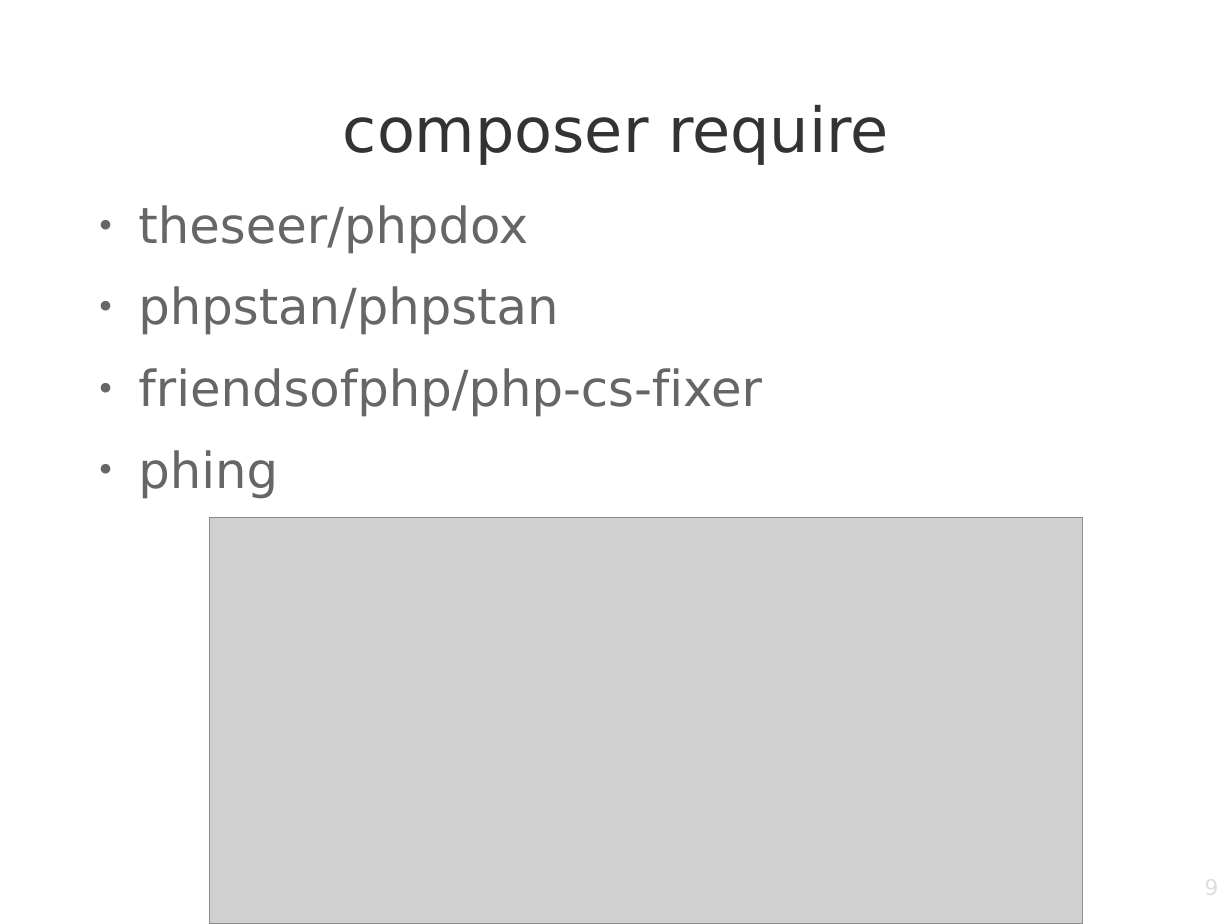
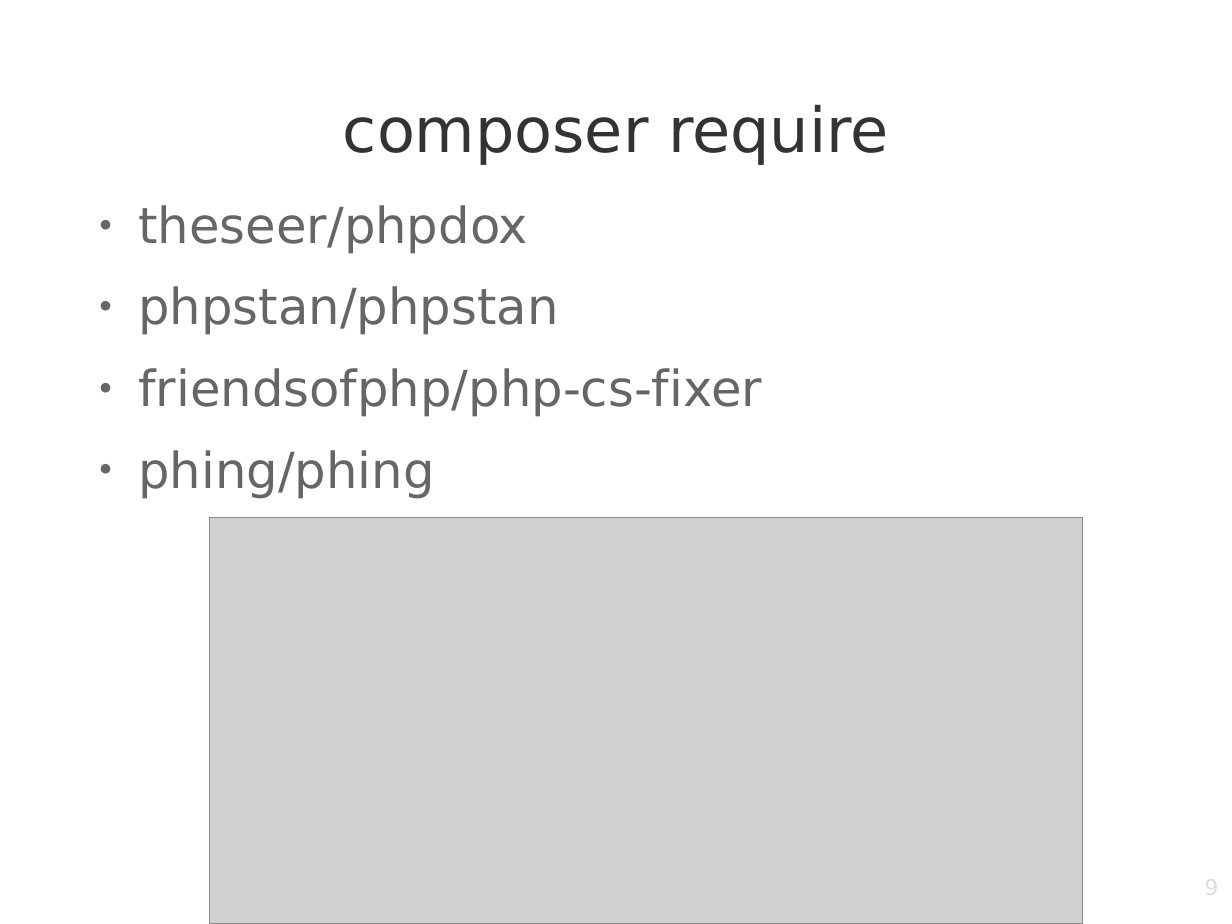
Before and after one commit to Almamu/PresentacionPHPHerramientas, a slide deck: slide 9 of presentacion.odp. Drawn at 1232x924 pixels with LibreOffice and Linux fonts; fonts in the diff are those of the drawing; grey boxes stand for pictures; background and template pictures are left out. Boxes give left, top, right and bottom in pixels: in the first picture for what was removed or moved away, otherwise in the second. Text is boxed around its words. In the diff, an @@ line names an element or a change of style, - is before the commit and + after.

```diff
--- a/presentacion.odp
+++ b/presentacion.odp
@@ text at <box>138,450,434,499</box>: text changed @@
-● phing
+● phing/phing
```
Also in this commit, not shown: 4 slides added, 1 slide removed, 6 other files.
